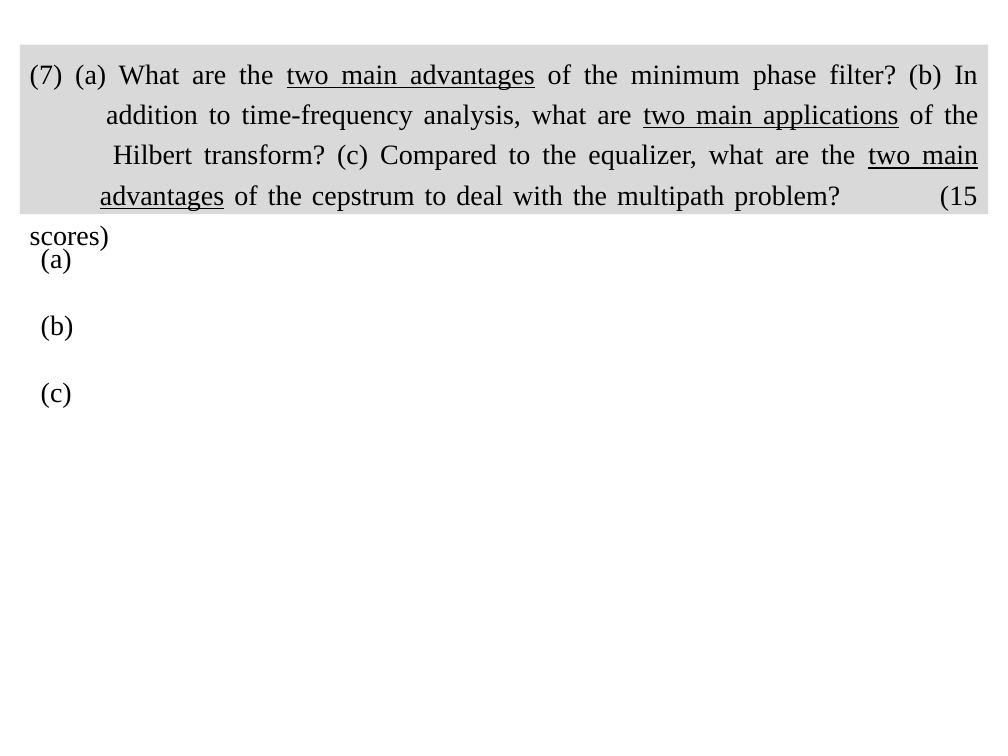
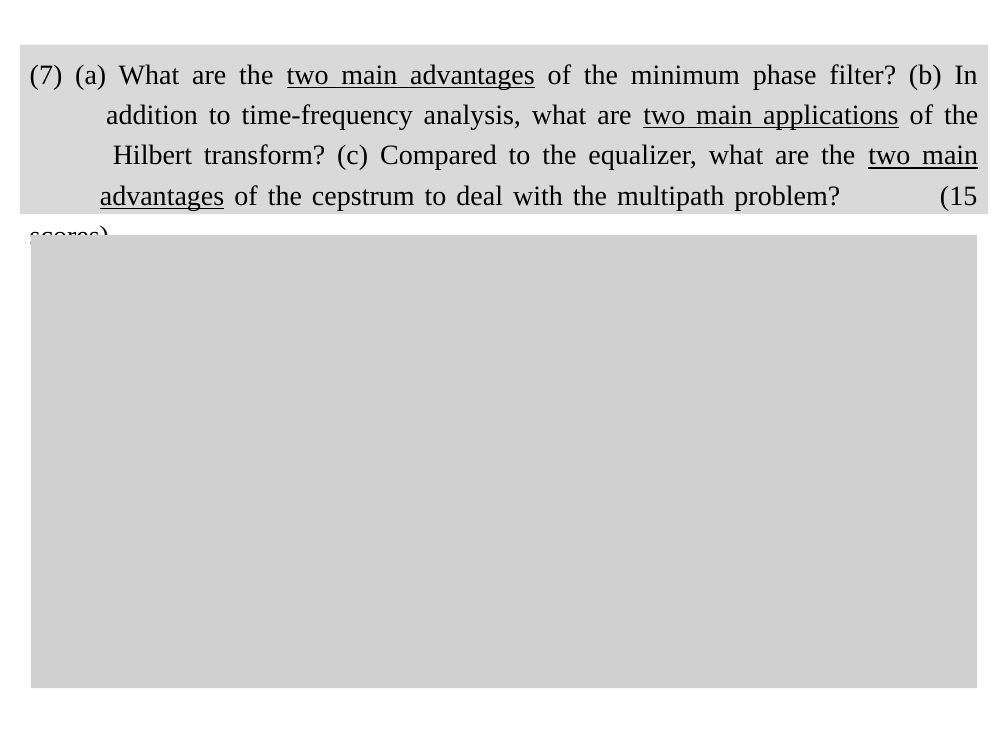
Before and after one commit to shihyuhuang/NTU-ADSP, a slide deck: slide 9 of HW2/r10943181_HW2.pptx. Drawn at 1008x756 pixels with LibreOffice and Linux fonts; fonts in the diff are those of the drawing; grey boxes stand for pictures. Boxes give left, top, right and bottom in pixels: in the first picture for what was removed or moved away, otherwise in the second. Text is boxed around its words. In the diff, an @@ line names an element or a change of style, - is before the commit and + after.

```diff
--- a/HW2/r10943181_HW2.pptx
+++ b/HW2/r10943181_HW2.pptx
@@ picture added at (31, 235, 978, 688) @@
@@ text removed at (41, 248, 74, 408) @@
-(a)
-(b)
-(c)
```
Also in this commit, not shown: 1 other slide changed, 1 other file.
